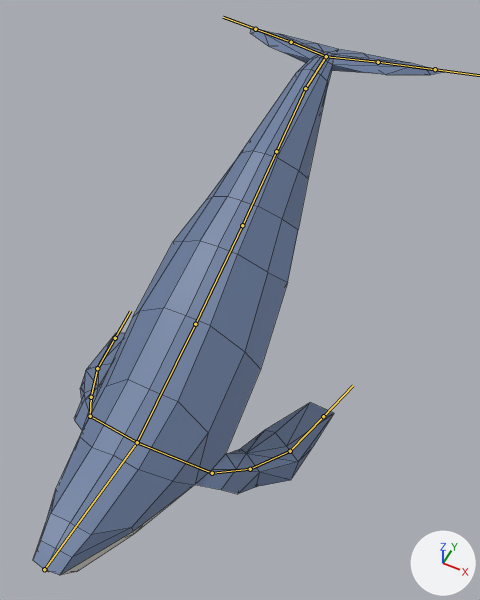
An edit to the FBX model Booom-2022-3/Assets/ArtRes/whale.fbx, drawn before and after from the same camera.
Rendered twice from a camera (50 mm lens) standing at (5.72, -11.56, 14.78) and looking at (0.42, -0.95, 1.52). Every picture has the same lights, and +X, +Y and +Z are marked at lower right. Both versions are drawn at frame 30 of the action '骨架|骨架Action'; the numbers are the values there. The bones that bend it are drawn over the model as lines. Mesh edges are drawn as thin lines.

The first picture shows '立方体'.
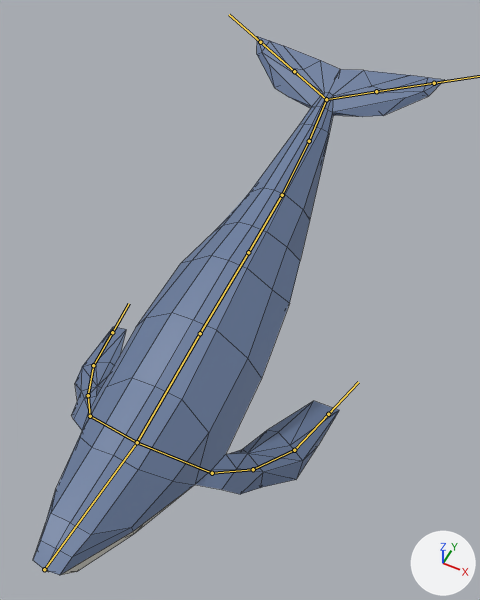
The change, as JSON lines over the scene's bpy script:
```json
{"block": "bone_bone_001", "where": "bone_bone_001 = bpy.data.objects['骨架'].pose.bones['Bone.001']  # child of 'Bone'"}
{"op": "set", "path": "bone_bone_001.rotation_quaternion", "old": "(0.977, 0.215, 0.0, 0.0)", "new": "(0.992, 0.126, 0.0, 0.0)", "note": "degrees (25, 0, 0) -> degrees (14, 0, 0)"}
{"block": "bone_bone_002", "where": "bone_bone_002 = bpy.data.objects['骨架'].pose.bones['Bone.002']  # child of 'Bone.001'"}
{"op": "set", "path": "bone_bone_002.rotation_quaternion", "old": "(1.0, 0.031, 0.0, 0.0)", "new": "(1.0, -0.017, 0.0, 0.0)", "note": "degrees (4, 0, 0) -> degrees (-2, 0, 0)"}
{"block": "bone_bone_006", "where": "bone_bone_006 = bpy.data.objects['骨架'].pose.bones['Bone.006']  # child of 'Bone.005'"}
{"op": "set", "path": "bone_bone_006.rotation_quaternion", "old": "(1.0, -0.019, 0.0, 0.0)", "new": "(0.998, 0.062, 0.0, 0.0)", "note": "degrees (-2, 0, 0) -> degrees (7, 0, 0)"}
{"block": "bone_bone_007", "where": "bone_bone_007 = bpy.data.objects['骨架'].pose.bones['Bone.007']  # child of 'Bone.006'"}
{"op": "set", "path": "bone_bone_007.rotation_quaternion", "old": "(0.989, -0.148, 0.0, 0.0)", "new": "(0.997, 0.083, 0.0, 0.0)", "note": "degrees (-17, 0, 0) -> degrees (10, 0, 0)"}
{"block": "bone_bone_016", "where": "bone_bone_016 = bpy.data.objects['骨架'].pose.bones['Bone.016']  # child of 'Bone.007'"}
{"op": "set", "path": "bone_bone_016.rotation_quaternion", "old": "(0.969, -0.109, 0.222, -0.004)", "new": "(0.998, -0.027, 0.055, -0.001)", "note": "degrees (-14, 25, -4) -> degrees (-3, 6, 0)"}
{"block": "bone_bone_018", "where": "bone_bone_018 = bpy.data.objects['骨架'].pose.bones['Bone.018']  # child of 'Bone.007'"}
{"op": "set", "path": "bone_bone_018.rotation_quaternion", "old": "(0.972, -0.103, -0.21, -0.004)", "new": "(0.999, -0.02, -0.041, 0.0)", "note": "degrees (-13, -24, 2) -> degrees (-2, -5, 0)"}
{"block": "bone_bone_008", "where": "bone_bone_008 = bpy.data.objects['骨架'].pose.bones['Bone.008']  # child of 'Bone.003'"}
{"op": "set", "path": "bone_bone_008.rotation_quaternion", "old": "(0.968, -0.239, -0.069, -0.017)", "new": "(0.978, -0.205, -0.022, -0.017)", "note": "degrees (-28, -8, 0) -> degrees (-24, -3, -1)"}
{"block": "bone_bone_011", "where": "bone_bone_011 = bpy.data.objects['骨架'].pose.bones['Bone.011']  # child of 'Bone.010'"}
{"op": "set", "path": "bone_bone_011.rotation_quaternion", "old": "(0.998, -0.03, -0.02, 0.041)", "new": "(0.999, -0.018, -0.035, 0.017)", "note": "degrees (-4, -2, 5) -> degrees (-2, -4, 2)"}
{"block": "bone_bone_009", "where": "bone_bone_009 = bpy.data.objects['骨架'].pose.bones['Bone.009']  # child of 'Bone.004'"}
{"op": "set", "path": "bone_bone_009.rotation_quaternion", "old": "(0.961, -0.072, 0.085, 0.255)", "new": "(0.974, -0.055, 0.045, 0.214)", "note": "degrees (-6, 12, 29) -> degrees (-5, 6, 25)"}
{"block": "bone_bone_012", "where": "bone_bone_012 = bpy.data.objects['骨架'].pose.bones['Bone.012']  # child of 'Bone.009'"}
{"op": "set", "path": "bone_bone_012.rotation_quaternion", "old": "(0.983, 0.048, 0.158, -0.075)", "new": "(0.981, 0.043, 0.18, -0.055)", "note": "degrees (4, 19, -8) -> degrees (4, 21, -6)"}
```

Where the change shows, as pixel boxes (x1, y1, x2, y2) in the pictures (480 x 600 px):
```json
{"object": "立方体", "change": "posed", "before": [33, 28, 444, 575], "after": [33, 36, 444, 575]}
{"bone": "Bone.001", "before": "(137, 442) to (195, 324)", "after": "(137, 442) to (200, 333)"}
{"bone": "Bone.002", "before": "(195, 324) to (242, 225)", "after": "(200, 333) to (248, 252)"}
{"bone": "Bone.006", "before": "(276, 151) to (305, 88)", "after": "(282, 195) to (309, 141)"}
{"bone": "Bone.007", "before": "(305, 88) to (326, 56)", "after": "(309, 141) to (326, 99)"}
{"bone": "Bone.016", "before": "(326, 56) to (291, 42)", "after": "(326, 99) to (294, 71)"}
{"bone": "Bone.018", "before": "(326, 56) to (378, 62)", "after": "(326, 99) to (376, 91)"}
{"bone": "Bone.008", "before": "(90, 416) to (91, 397)", "after": "(90, 416) to (88, 395)"}
{"bone": "Bone.011", "before": "(97, 368) to (115, 338)", "after": "(93, 365) to (112, 332)"}
{"bone": "Bone.009", "before": "(212, 473) to (250, 469)", "after": "(212, 473) to (253, 469)"}
{"bone": "Bone.012", "before": "(250, 469) to (290, 451)", "after": "(253, 469) to (294, 450)"}
```
